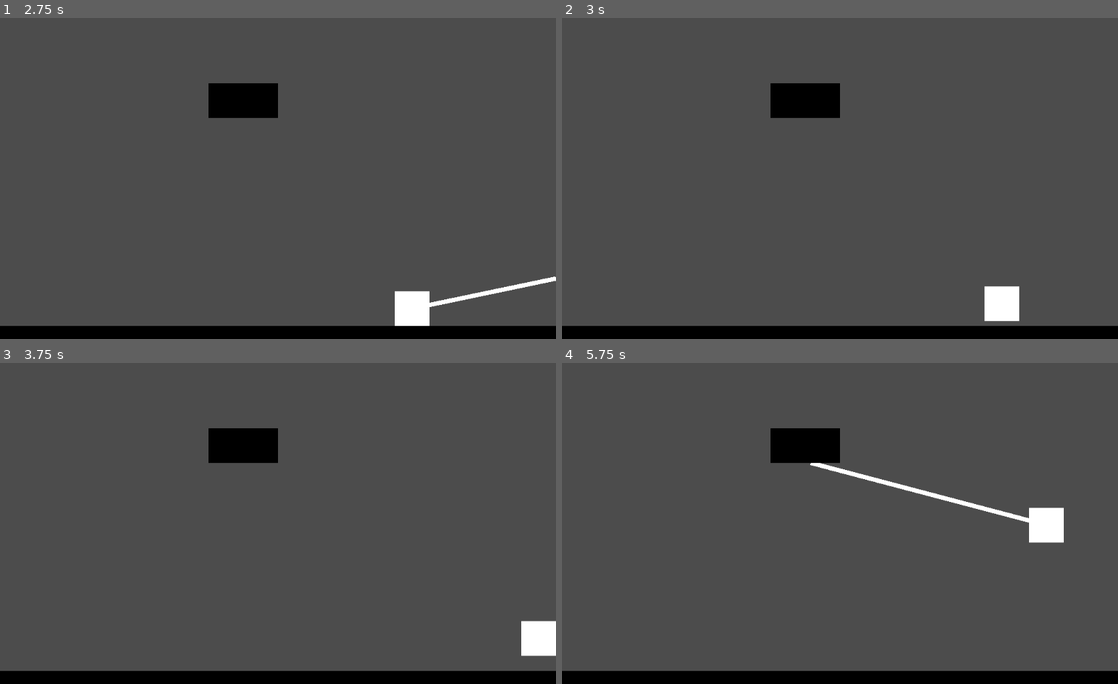
Above: before the commit, frames 1-4 (two rows, left to right).
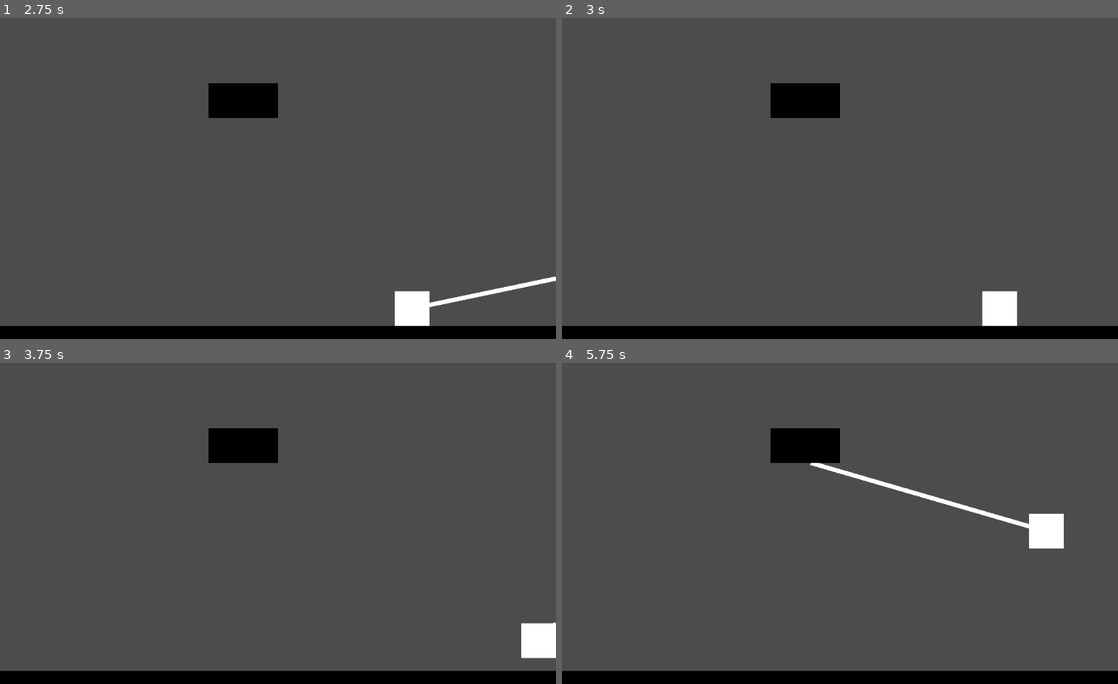
Above: after the commit, the same moments.

Repository: cjsweeten101/dws
Game: Godot game, scene res://Levels/TestingLevel.tscn
Two runs of this game, one before a commit and one after it. Both use one fixed random seed, a clock stepped at 60 frames per second and the inputs below. The project has no main scene, so this scene is started directly.
Inputs:
- Up to frame 1 (2.75 s): tap Enter (action) at 0.5, 1.35 s; hold Enter (action) 0.53-1.28 s; hold D (right) 0.53-2.03 s; hold A (left) from 2.03 s (still down); hold Enter (action) from 2.03 s (still down)
- Up to frame 2 (3 s): release A (left) at 2.78 s; release Enter (action) at 2.78 s; hold D (right) from 2.78 s (still down); tap Enter (action) at 2.85 s
- Up to frame 3 (3.75 s): keep holding D (right); hold Enter (action) from 3.53 s (still down)
- Up to frame 4 (5.75 s): release D (right) at 4.28 s; release Enter (action) at 4.28 s; hold A (left) 4.28-5.03 s; tap Enter (action) at 4.35 s; hold D (right) from 5.03 s (still down); hold Enter (action) from 5.03 s (still down)

Frame 1 is identical in both runs. In frame 2, 0.3% of the frame differs, in the area x 75-83%, y 83-97%; in frame 3, 0.1%; in frame 4, 1.0%, in the area x 45-91%, y 30-58%.

Commit message:
grapple cooldown

Diff:
--- a/Player/Player.gd
+++ b/Player/Player.gd
@@ -9,6 +9,7 @@
 var grappled = false
 var direction = 1
 var grapple_point = Vector2()
+var grapple_cooled_down = true
 
 func _physics_process(delta):
 	move()
@@ -25,15 +26,12 @@
 		current_speed.x = max(current_speed.x - acceleration, -max_speed)
 		direction = -1
 
-	if Input.is_action_pressed("action") and !grappled:
+	if Input.is_action_pressed("action") and !grappled and grapple_cooled_down:
 		#If grapple collides with _anything_ grapple that shit
 		if $GrappleCast.is_colliding():
-			grapple_point = $GrappleCast.get_collision_point()
-			grappled = true
-			$GrappleSprite.visible = true
+			set_grappled(true)
 	elif Input.is_action_just_released("action"):
-		grappled = false
-		$GrappleSprite.visible = false
+		set_grappled(false)
 
 	current_speed.x = lerp(current_speed.x, 0, ground_friction)
 	if !is_on_floor():
@@ -64,5 +62,19 @@
 func check_for_break():
 	if $GrappleCast.is_colliding():
 		if $GrappleCast.get_collision_point().round() != grapple_point.round():
-			grappled = false
-			$GrappleSprite.visible = false
+			set_grappled(false)
+
+func set_grappled(booly):
+	if booly == true:
+		grapple_point = $GrappleCast.get_collision_point()
+		grappled = true
+		$GrappleSprite.visible = true
+	elif booly == false:
+		grappled = false
+		$GrappleSprite.visible = false
+		grapple_cooled_down = false
+		if $GrappleCoolDown.is_stopped():
+			$GrappleCoolDown.start()
+
+func _on_GrappleCoolDown_timeout():
+	grapple_cooled_down = true
--- a/Player/Player.tscn
+++ b/Player/Player.tscn
@@ -43,3 +43,12 @@
 centered = false
 offset = Vector2( -4, 0 )
 _sections_unfolded = [ "Offset", "Transform", "Visibility", "Z Index" ]
+
+[node name="GrappleCoolDown" type="Timer" parent="." index="4"]
+
+process_mode = 1
+wait_time = 0.5
+one_shot = false
+autostart = false
+
+[connection signal="timeout" from="GrappleCoolDown" to="." method="_on_GrappleCoolDown_timeout"]
